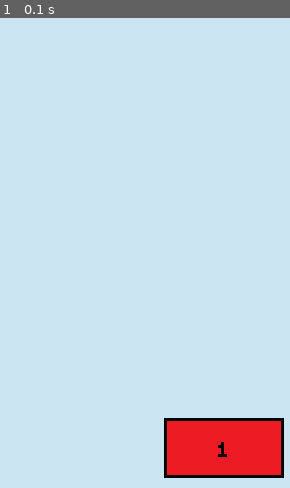
Above: before the commit, frame 1.
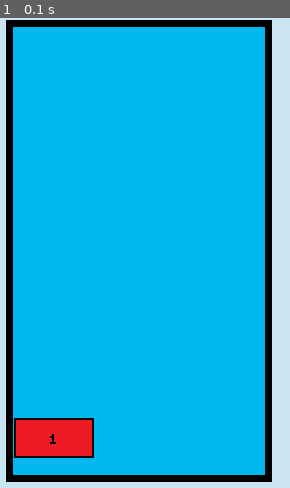
Above: after the commit, the same moment.

Repository: JustSch/calculator_pygame
Game: pygame game, started from calculator.py
Two runs of this game, one before a commit and one after it. Both use one fixed random seed, a clock stepped at 60 frames per second and the inputs below.
Inputs:
- Up to frame 1 (0.1 s): no input

The runs differ from the first frame. In frame 1, 90% of the frame differs, in the area x 2-98%, y 0-99%.

Commit message:
placing buttons and frame

Diff:
--- a/calculator.py
+++ b/calculator.py
@@ -13,13 +13,18 @@
 clock = pygame.time.Clock()
 run = True
 
+calculator_frame_img =  pygame.image.load('calculator_assets/calculator_frame.png').convert_alpha()
+calculator_frame = button.Button(0,2,calculator_frame_img,7)
+
+
 #might not use if text cant be placed on top
 #try to draw text after it
 #display itself will need to be drawn after the calculator_frame
 calculator_display = pygame.image.load('calculator_assets/calculator_display.png').convert_alpha()
 
+
 calculator_button_1_img = pygame.image.load('calculator_assets/calculator_button_1.png').convert_alpha()
-calculator_button_1 = button.Button(200,400,calculator_button_1_img,3)
+calculator_button_1 = button.Button(50,400,calculator_button_1_img,2)
 
 
 
@@ -28,7 +33,7 @@
     screen.fill((202, 228, 241))
     clock.tick(60)
 
-
+    calculator_frame.draw(screen)
     calculator_button_1.draw(screen)
     for event in pygame.event.get():
 
